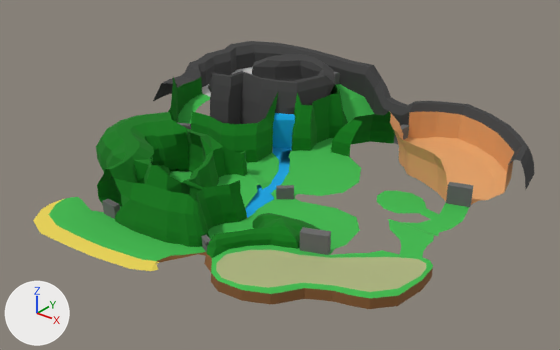
What one commit did to the glTF model public/models/island/island.glb.
Before and after are seen from a 50 mm lens placed at (289.0, -137.0, 148.0), pointed at (102.0, 96.0, 3.0). Arrows for +X, +Y and +Z are at lower left; the lights stay in place. Where no turn or scale is listed for an object, it has been applied to the vertices. Vertices at the same position are counted once.

Before the edit, the objects in view are built like this:
```python
ob_gate_beach_1 = bpy.data.objects.new('Gate Beach 1', me_cube_001)
ob_gate_beach_1.location = (116.9, 35.3, 3.0)
ob_gate_beach_2 = bpy.data.objects.new('Gate Beach 2', me_cube_006)
ob_gate_beach_2.location = (70.7, 30.4, 3.6)
ob_gate_dirt_1 = bpy.data.objects.new('Gate Dirt 1', me_cube_004)
ob_gate_dirt_1.location = (121.7, 163.1, 5.0)
ob_gate_dirt_2 = bpy.data.objects.new('Gate Dirt 2', me_cube_005)
ob_gate_dirt_2.location = (172.2, 124.2, 5.0)
ob_gate_mountain_2 = bpy.data.objects.new('Gate Mountain 2', me_cube_002)
ob_gate_mountain_2.location = (40.1, 100.0, 6.1)
ob_gate_river_1 = bpy.data.objects.new('Gate River 1', me_cube_007)
ob_gate_river_1.location = (114.3, 84.0, 3.0)
ob_gate_river_cliff_1 = bpy.data.objects.new('Gate River Cliff 1', me_cube_008)
ob_gate_river_cliff_1.location = (151.7, 53.3, 8.0)
ob_island = bpy.data.objects.new('Island', me_plane)
ob_island.location = (0.0, 0.0, 0.0)
ob_river = bpy.data.objects.new('River', me_plane_001)
ob_river.location = (0.0, 0.0, 0.3)
# me_plane_001
# before: 0 (94.6, 97.5, 0.4) at pixel (268, 174), 1 (103.9, 101.8, 0.4) at pixel (291, 176), 4 (105.5, 61.3, 0.4), 5 (118.9, 62.8, 0.4)
```
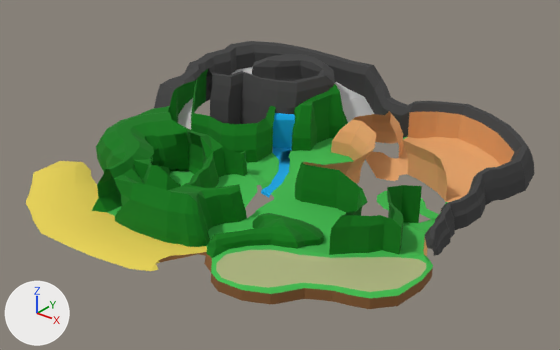
Commit message: content: island update

Pixel boxes (x1, y1, x2, y2) of what changed, in the pictures (560 x 350 px):
'Island', reshaped
    before: (33, 41, 535, 309)
    after: (26, 41, 535, 309)
'River', reshaped
    before: (245, 113, 295, 218)
    after: (261, 113, 295, 198)
'Gate River Cliff 1', deleted
    before: (300, 227, 331, 255)
'Gate Dirt 2', deleted
    before: (446, 182, 473, 207)
'Gate River 1', deleted
    before: (276, 185, 294, 199)
'Gate Beach 2', deleted
    before: (103, 199, 120, 219)
'Gate Dirt 1', deleted
    before: (394, 124, 409, 144)
'Gate Beach 1', deleted
    before: (201, 234, 210, 252)
'Gate Mountain 2', deleted
    before: (177, 122, 191, 130)
part 1 of me_plane, built on
    before: (33, 123, 430, 267)
    after: (26, 122, 526, 267)
part 2 of me_plane, built on
    before: (153, 69, 208, 124)
    after: (139, 68, 212, 129)
part 3 of me_plane, added
    after: (266, 85, 335, 116)
part 4 of me_plane, recoloured (green to yellow)
    both: (51, 203, 206, 260)
part 5 of me_plane, recoloured (green to grey)
    both: (179, 84, 374, 123)
part 6 of me_plane, recoloured (green to orange)
    both: (331, 111, 395, 157)
part 7 of me_plane_001, built on
    before: (245, 175, 286, 218)
    after: (261, 175, 286, 198)

The change in detail:
me_plane is used by ob_island; location (0.0, 0.0, 0.0).
me_plane had 1328 vertices, 2397 faces and spanned x 2.0..192.0, y 5.0..195.0, z 0.0..30.0.
me_plane now has 1572 vertices, 2908 faces and spans x 2.0..192.0, y 6.0..195.0, z 0.0..32.0.
me_plane part 1: 42 vertices moved from x 43.0..140.0, y 12.0..135.0, z 0.0..19.0 to x 42.0..139.0, y 13.0..142.0, z 0.0..18.0; 29 vertices removed from x 42.0..184.0, y 23.0..138.0, z 0.0..19.0; 248 vertices added at x 11.0..189.0, y 16.0..142.0, z 0.0..20.0.
me_plane part 2: 2 vertices moved from x 28.0..30.0, y 122.0..124.0, z 23.0..24.0 to x 28.0..31.0, y 121.0..124.0, z 22.0..26.0; 9 vertices removed from x 17.0..47.0, y 98.0..111.0, z 11.0..29.0; 32 vertices added at x 17.0..49.0, y 91.0..120.0, z 5.0..32.0.
me_plane part 3: 2 vertices added at x 74.0..85.0, y 125.0..132.0, z 20.0..21.0.
me_plane part 4: 34 faces spanning x 46.0..119.0, y 13.0..36.0, z 1.0..2.0 switch from mat_grass (green #3ebb4d) to mat_sand (yellow #e7d154).
me_plane part 5: 17 faces spanning x 29.0..106.0, y 97.0..180.0, z 1.0..15.0 switch from mat_grass (green #3ebb4d) to mat_gravel (light grey #c9c9c9).
me_plane part 6: 42 faces spanning x 102.0..123.0, y 133.0..160.0, z 1.0..19.0 switch from mat_tree (dark green #007911) to mat_red_ground (orange #e7a66b).
me_plane_001 has 16 vertices, 13 faces and spans x 73.7..118.9, y 61.3..131.7, z 0.1..17.9.
me_plane_001 is used by ob_river; location (0.0, 0.0, 0.3).
Verts and faces of me_plane_001; kept vertices keep their numbers, new ones are numbered from 16.
Part 7, on me_plane_001:
Vertices deleted: 4, 5 (with the faces that use them).
New vertex 16 is at (102.1, 84.4, 0.4), pixel (262, 189).
New vertex 17 is at (107.8, 82.9, 0.4), pixel (270, 194).
New vertex 18 is at (102.0, 83.9, 0.2), pixel (261, 190).
New vertex 19 is at (107.8, 82.4, 0.2), pixel (269, 195).
New vertex 20 is at (102.0, 83.6, -0.8), pixel (260, 192).
New vertex 21 is at (107.8, 82.1, -0.8), pixel (269, 198).
New faces: (0, 16, 1), (1, 16, 17), (16, 18, 17), (17, 18, 19), (18, 20, 19), (19, 20, 21).
Object 'Gate Beach 1' (ob_gate_beach_1) is deleted.
Object 'Gate Mountain 2' (ob_gate_mountain_2) is deleted.
Object 'Gate Dirt 1' (ob_gate_dirt_1) is deleted.
Object 'Gate Dirt 2' (ob_gate_dirt_2) is deleted.
Object 'Gate Beach 2' (ob_gate_beach_2) is deleted.
Object 'Gate River 1' (ob_gate_river_1) is deleted.
Object 'Gate River Cliff 1' (ob_gate_river_cliff_1) is deleted.
